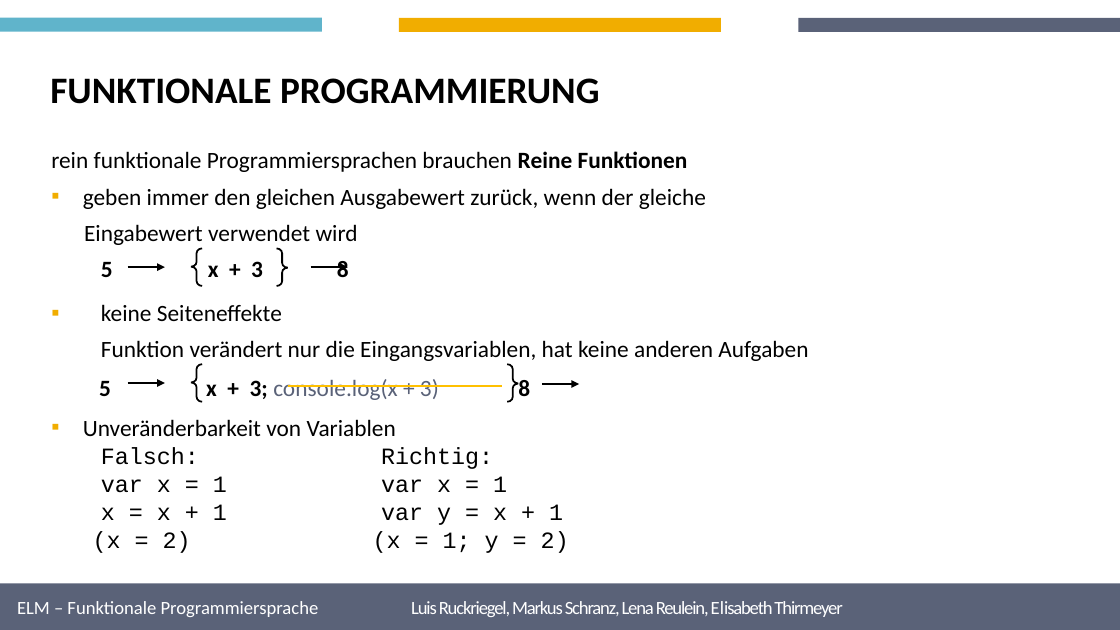
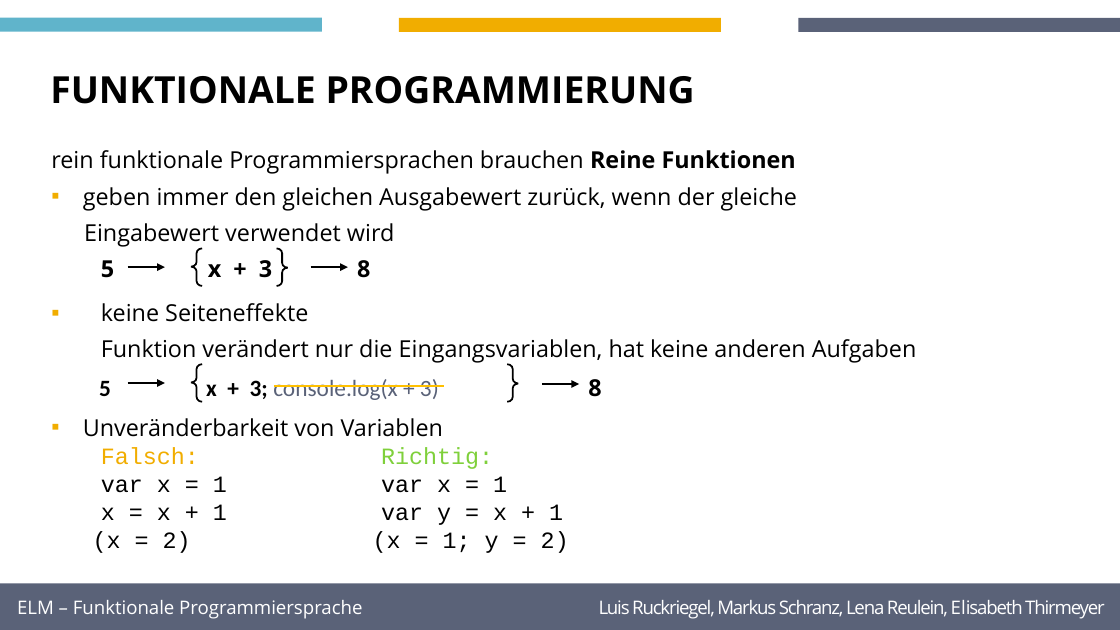
Before and after one commit to maadc/STA_Gruppe1, a slide deck: slide 6 of ORGINAL.pptx. Drawn at 1120x630 pixels with LibreOffice and Linux fonts; fonts in the diff are those of the drawing; background and template pictures are left out. Boxes give left, top, right and bottom in pixels: in the first picture for what was removed or moved away, otherwise in the second. Text is boxed around its words. In the diff, an @@ line names an element or a change of style, - is before the commit and + after.

```diff
--- a/ORGINAL.pptx
+++ b/ORGINAL.pptx
@@ text "FUNKTIONALE PROGRAMMIERUNG" at (50, 76, 695, 104): font Calibri to Open Sans @@
@@ text at (51, 150, 917, 469): font Calibri to Open Sans in "rein funktionale Programmiersprachen brauchen Reine Funktion ...", "geben immer den gleichen Ausgabewert zurück, wenn ...", "Eingabewert verwendet wird", "5 x + 3 8" and 3 more places; text colour #000000 to #F1AD00 in "Falsch:"; text colour #000000 to #7FD03B in "Richtig:" @@
@@ text "5 x + 3; console.log(x ..." at (99, 379, 601, 400): font Calibri to Open Sans in "8" @@
@@ line moved from (287, 386) - (502, 386) to (274, 386) - (444, 386) @@
@@ text "ELM – Funktionale Programmiersprache Luis ..." at (17, 600, 1105, 619): font Calibri to Open Sans @@
```
Also in this commit, not shown: 11 other slides changed, 1 slide added, 4 slides removed, 1 other file.
